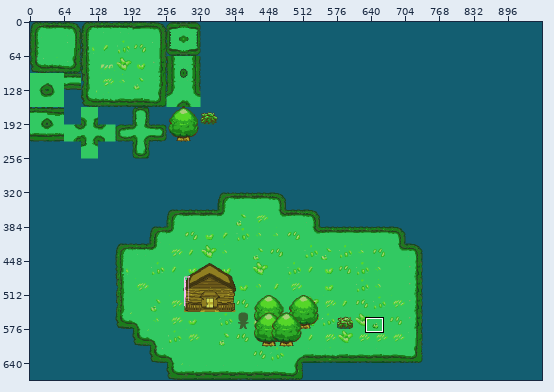
Pixel-art file -- Assets/Art/temp tileset.aseprite. Above, an overview of the earlier version with the close-up marked.
Close-up. Old version:
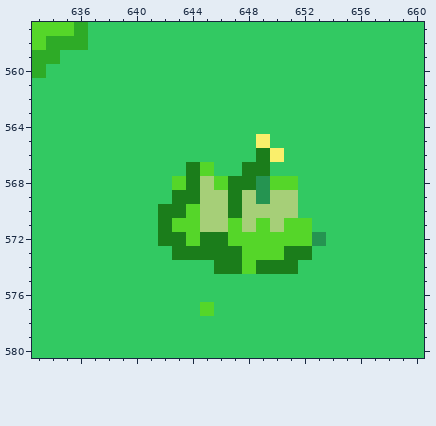
960x672 pixels, 1 frame. Shown: x 633..660, y 557..580.
After:
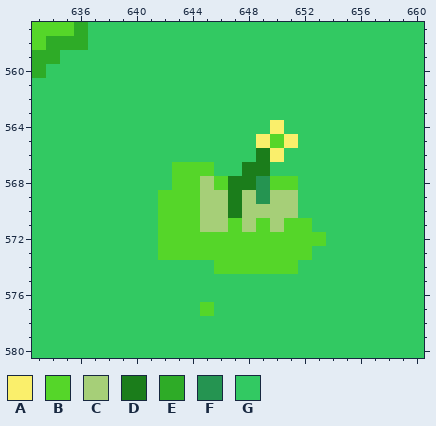
Palette (. is transparent): A #faef6b  B #55d629  C #a6cf78  D #1b7d1b  E #2eab27  F #259451  G #32c962
Commit message: updating grass a bit
From old to new:
Layer "Base Ground Tile Set Copy":
Colour G becomes colour A in row 564 at x 650; in row 565 at x 651.
Colour D becomes colour B in rows 567 to 568 at x 644; in row 569 at x 643 to 644; in row 570 at x 642 to 643; in row 571 at x 642; in row 572 at x 642 to 643 and 645 to 646; in row 573 at x 643 to 647 and 651 to 652.
Colour D becomes colour B in row 574 at x 646 to 647 and 649 to 651.
Colour F becomes colour B in row 572 at x 653.
Colour G becomes colour B in row 565 at x 650; in row 567 at x 643; in row 569 at x 642; in row 573 at x 642.
